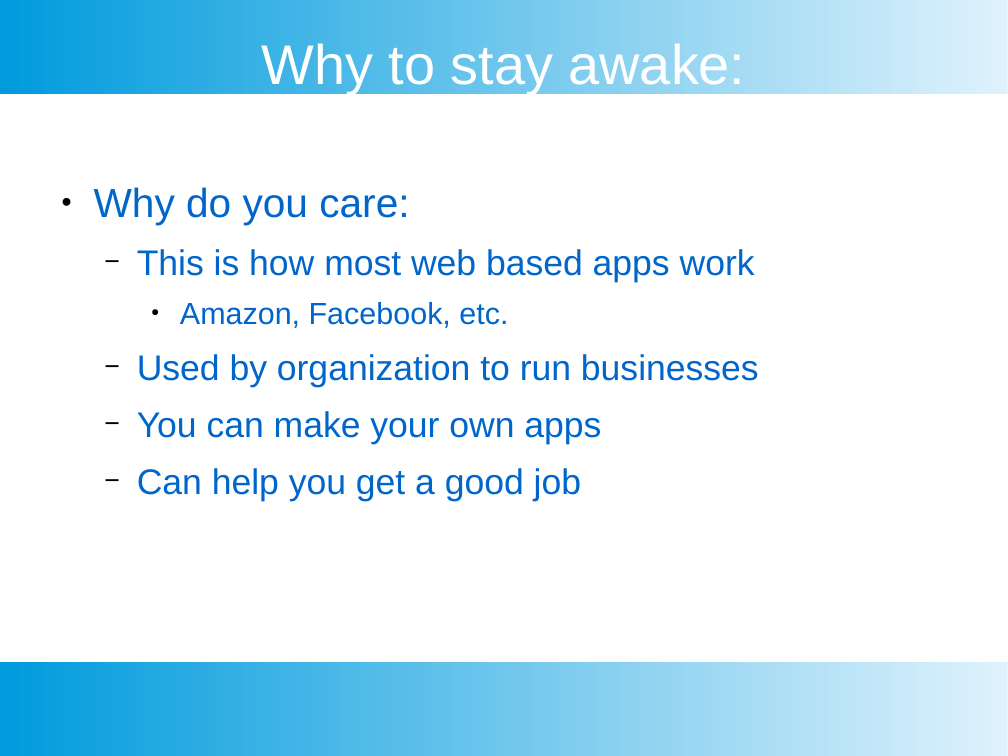
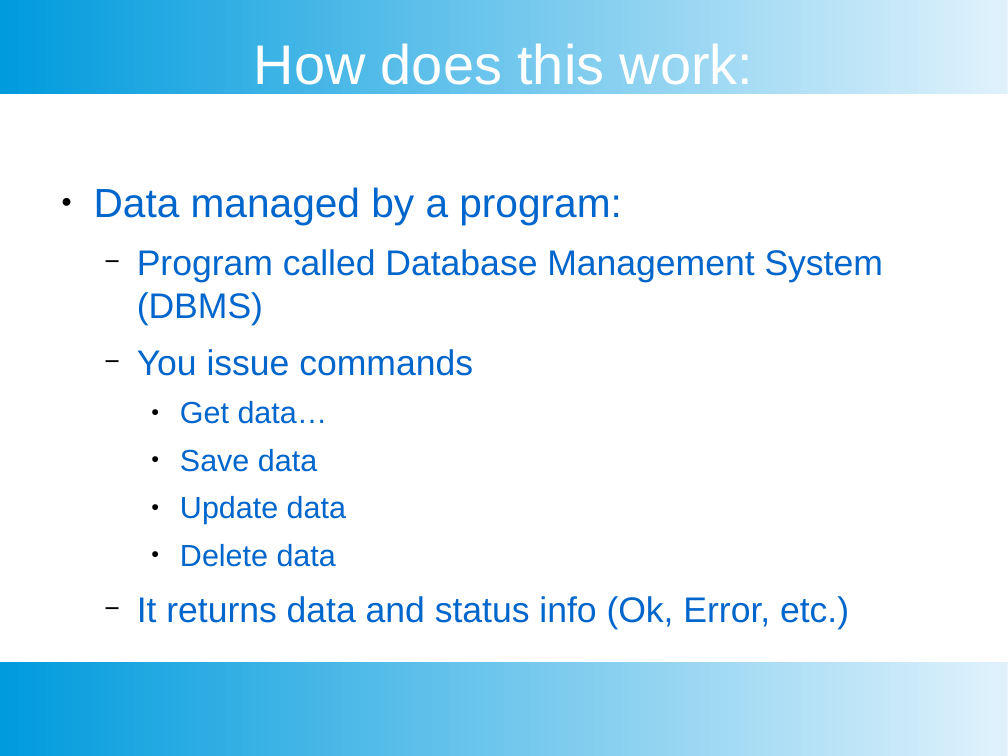
Before and after one commit to benjaminisi/EscapeRoomFlaskLesson, a slide deck: slide 3 of Documents/slides/4sql.odp. Drawn at 1008x756 pixels with LibreOffice and Linux fonts; fonts in the diff are those of the drawing. Boxes give left, top, right and bottom in pixels: in the first picture for what was removed or moved away, otherwise in the second. Text is boxed around its words. In the diff, an @@ line names an element or a change of style, - is before the commit and + after.

```diff
--- a/Documents/slides/4sql.odp
+++ b/Documents/slides/4sql.odp
@@ title at (254, 43, 753, 85): text changed @@
-Why to stay awake:
+How does this work:
@@ text at (94, 187, 883, 629): text changed @@
-● Why do you care:
-  − This is how most web based apps work
-    ● Amazon, Facebook, etc.
-  − Used by organization to run businesses
-  − You can make your own apps
-  − Can help you get a good job
+● Data managed by a program:
+  − Program called Database Management System (DBMS)
+  − You issue commands
+    ● Get data…
+    ● Save data
+    ● Update data
+    ● Delete data
+  − It returns data and status info (Ok, Error, etc.)
```
Also in this commit, not shown: 1 other slide changed, 2 slides added, 2 slides removed.
